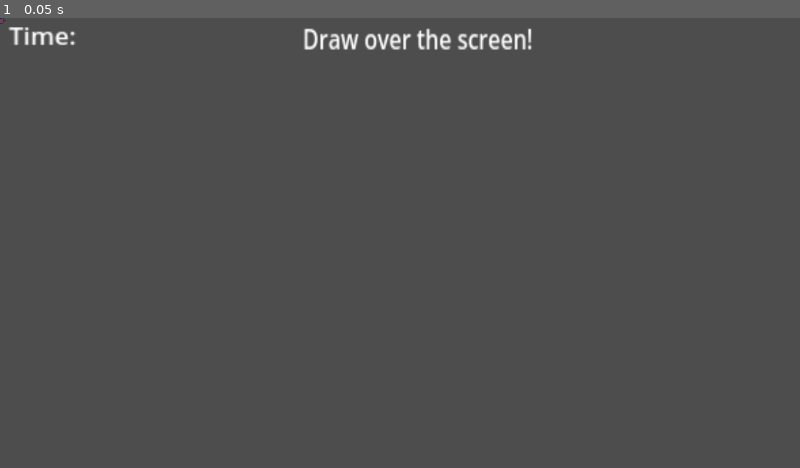
Above: before the commit, frame 1.
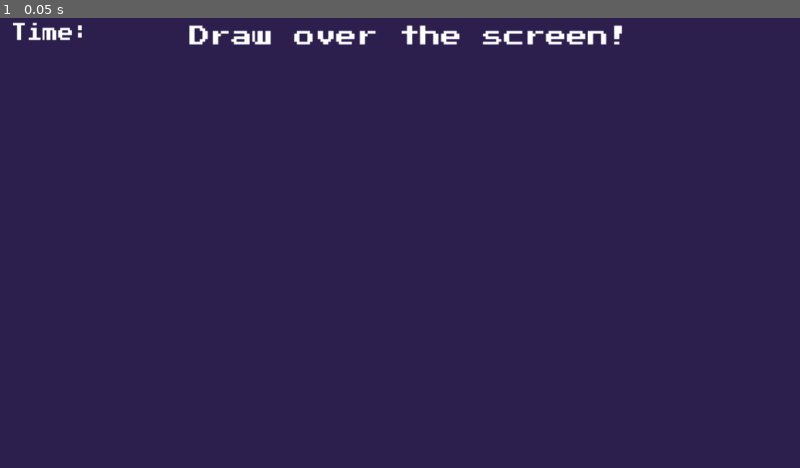
Above: after the commit, the same moment.

Repository: kwrightsk/game-jam-january-2026
Game: Godot game, scene res://Scenes/colouring_book.tscn
Two runs of this game, one before a commit and one after it. Both use one fixed random seed, a clock stepped at 60 frames per second and the inputs below.
Inputs:
- Up to frame 1 (0.05 s): no input

The runs differ from the first frame. In frame 1, 100% of the frame differs, in the area x 0-100%, y 0-100%.

Commit message:
changed control node to canvas layer and changed label fonts

Diff:
--- a/Scenes/colouring_book.tscn
+++ b/Scenes/colouring_book.tscn
@@ -1,7 +1,8 @@
-[gd_scene load_steps=3 format=3 uid="uid://djxt5qfv25rsi"]
+[gd_scene load_steps=4 format=3 uid="uid://djxt5qfv25rsi"]
 
 [ext_resource type="Script" path="res://Scenes/colouring_book.gd" id="1_45ish"]
 [ext_resource type="PackedScene" uid="uid://bl5wnl1jid5jc" path="res://Scenes/colour_eater_bug.tscn" id="2_fofd4"]
+[ext_resource type="FontFile" uid="uid://boafiido6lxpb" path="res://assets/PressStart2P.ttf" id="3_xinx8"]
 
 [node name="ColouringBook" type="Node2D"]
 script = ExtResource("1_45ish")
@@ -11,37 +12,41 @@
 
 [node name="ColourEaterBug" parent="." instance=ExtResource("2_fofd4")]
 
-[node name="Control" type="Control" parent="."]
-layout_mode = 3
-anchors_preset = 0
+[node name="Background" type="CanvasLayer" parent="."]
 
-[node name="ColorRect" type="ColorRect" parent="Control"]
-layout_mode = 1
+[node name="ColorRect" type="ColorRect" parent="Background"]
+anchors_preset = 15
+anchor_right = 1.0
+anchor_bottom = 1.0
+offset_right = -1080.0
+grow_horizontal = 2
+grow_vertical = 2
 scale = Vector2(16.04, 1)
 color = Color(0.171, 0.12, 0.3, 1)
 
-[node name="MinigamePrompt" type="Label" parent="Control"]
+[node name="MinigamePrompt" type="Label" parent="Background/ColorRect"]
 layout_direction = 1
 layout_mode = 1
-anchors_preset = 5
-anchor_left = 0.5
-anchor_right = 0.5
-offset_left = 436.0
-offset_top = 1.0
-offset_right = 606.0
-offset_bottom = 24.0
+anchors_preset = -1
+anchor_right = 1.0
+anchor_bottom = 1.0
+offset_left = 17.0
+offset_top = 11.0
+offset_right = 281.0
+offset_bottom = -610.0
 grow_horizontal = 2
-scale = Vector2(1.95706, 2.45775)
+scale = Vector2(0.117685, 1.93151)
 size_flags_horizontal = 0
+theme_override_fonts/font = ExtResource("3_xinx8")
 text = "Draw over the screen!"
 
-[node name="TimeLabel" type="Label" parent="Control"]
-layout_mode = 0
-offset_left = 13.0
-offset_top = 1.0
-offset_right = 56.0
-offset_bottom = 24.0
-scale = Vector2(2.27689, 2.09404)
+[node name="TimeLabel" type="Label" parent="Background/ColorRect"]
+offset_left = 0.935162
+offset_top = 7.0
+offset_right = 80.9352
+offset_bottom = 30.0
+scale = Vector2(0.0881021, 1.76865)
+theme_override_fonts/font = ExtResource("3_xinx8")
 text = "Time:"
 
 [connection signal="timeout" from="MinigameTimer" to="." method="_on_minigame_timer_timeout"]
